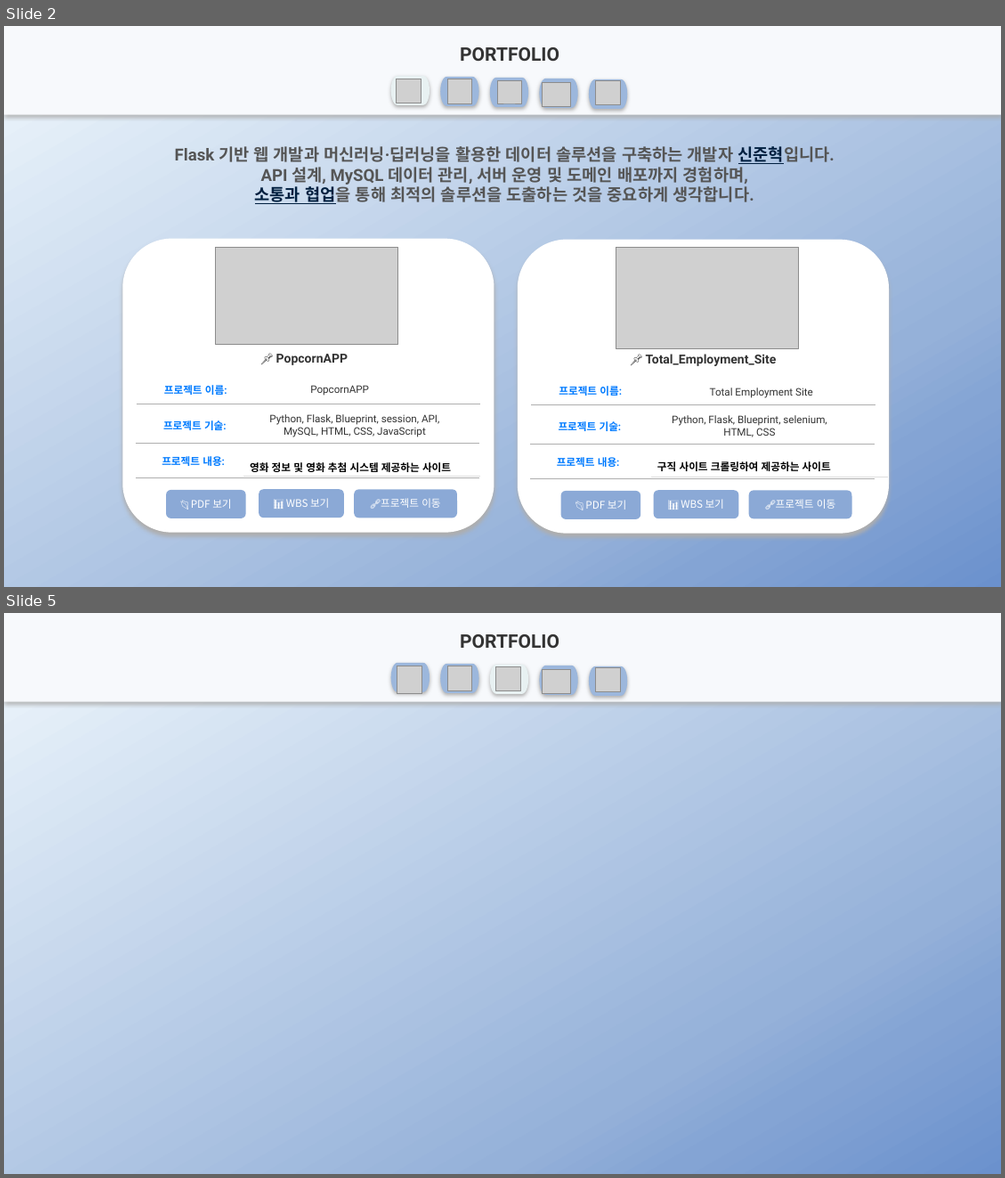
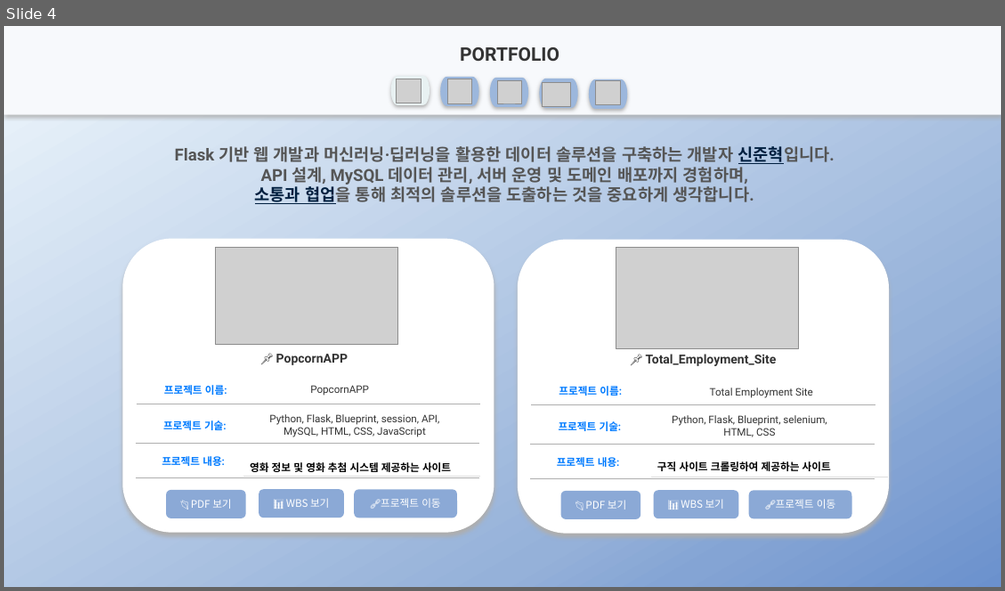
Before and after one commit to junhyuk000/portfolio, a slide deck: portfolio_신준혁.pptx. Shown one above the other, each under a label of ours: slides 2 and 5 before the commit, slide 4 after it; the slides between them are not shown. The pictures are 1005x1178 and 1005x591 pixels, drawn with LibreOffice and Linux fonts; fonts in the diff are those of the drawing; grey boxes stand for pictures. Boxes give left, top, right and bottom in pixels: in the first picture for what was removed or moved away, otherwise in the second. Text is boxed around its words. In the diff, an @@ line names an element or a change of style, - is before the commit and + after.

```diff
--- a/portfolio_신준혁.pptx
+++ b/portfolio_신준혁.pptx
@@ slide 5 removed at [4,613,1001,1174], background gradient #F0F8FD to #95B1D9 to #84A4D4 to #6B91CD @@
@@ rectangle removed at [4,613,1001,702] @@
@@ text removed at [460,634,559,648] @@
-PORTFOLIO
@@ pill shape removed at [391,662,430,691] @@
@@ pill shape removed at [441,664,479,693] @@
@@ pill shape removed at [490,665,529,694] @@
@@ pill shape removed at [540,666,578,695] @@
@@ picture removed at [396,666,422,693] @@
@@ picture removed at [448,666,471,690] @@
@@ picture removed at [496,666,521,690] @@
@@ picture removed at [542,669,571,693] @@
@@ pill shape removed at [589,666,628,695] @@
@@ picture removed at [596,667,621,691] @@
@@ what was slide 2 is now slide 4 @@
```
Also in this commit, not shown: 3 slides changed, 5 slides added, 2 other slides removed.
